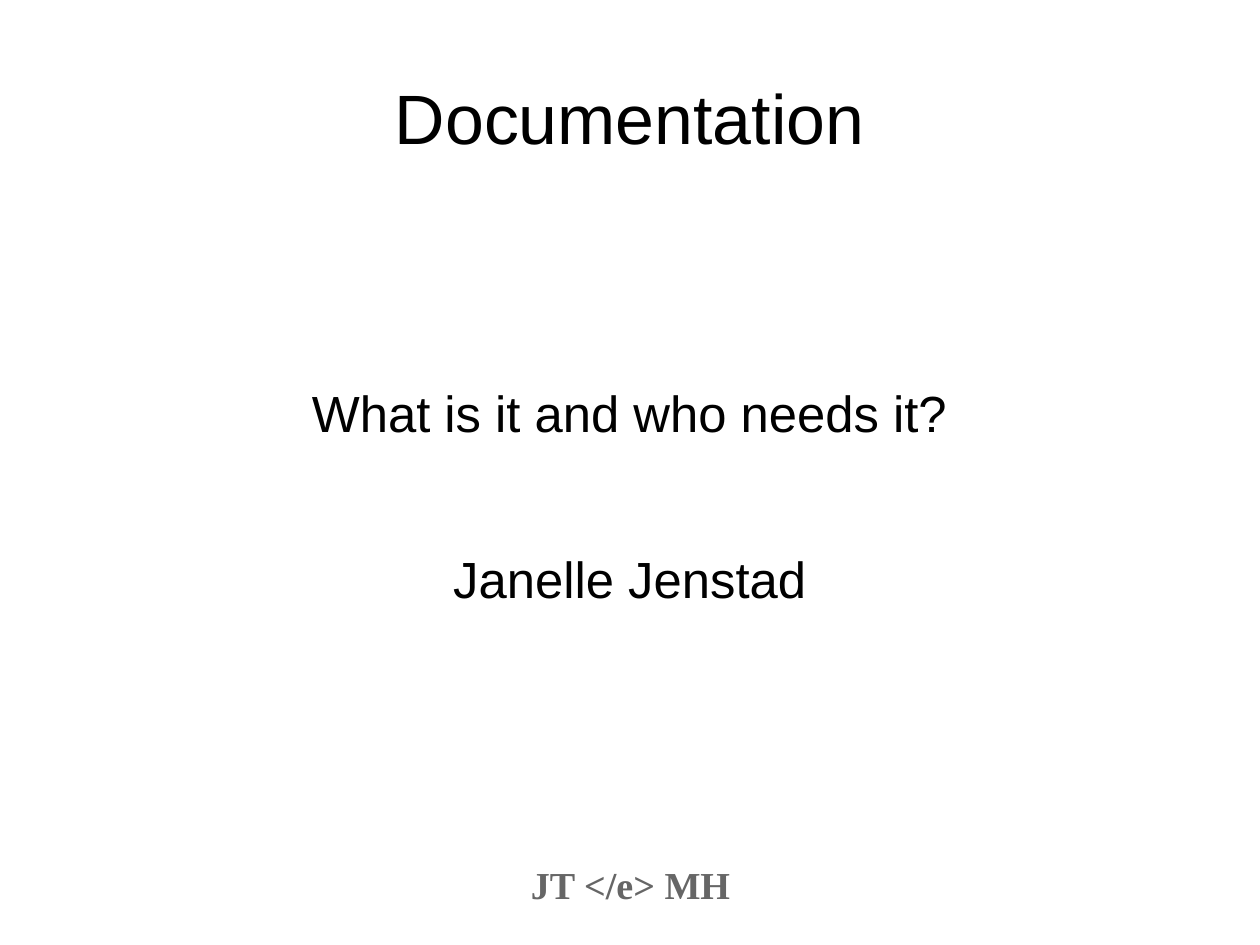
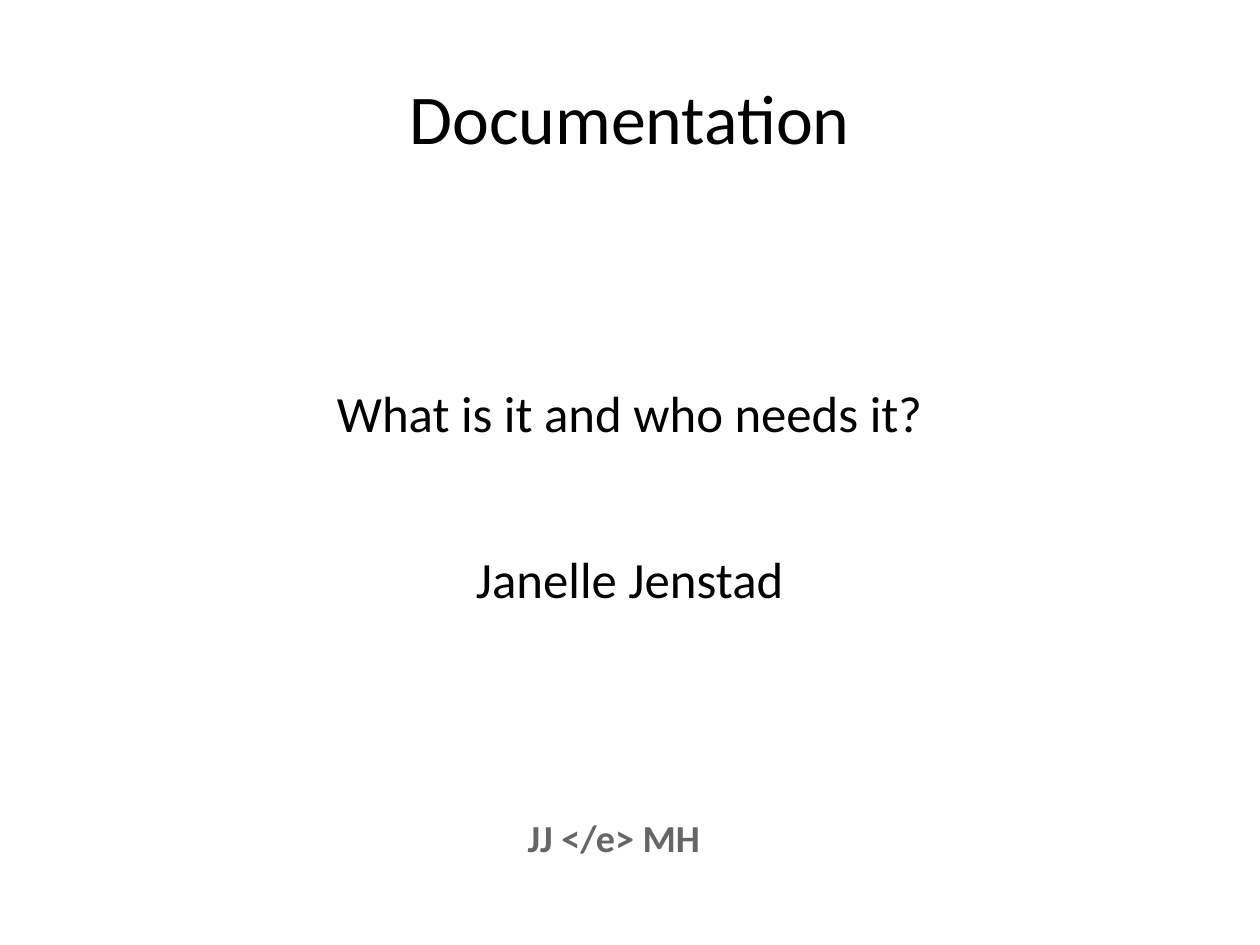
Before and after one commit to projectEndings/Endings, a slide deck: slide 1 of presentations/dhsi2019/documentation.odp. Drawn at 1260x945 pixels with LibreOffice and Linux fonts; fonts in the diff are those of the drawing; background and template pictures are left out. Boxes give left, top, right and bottom in pixels: in the first picture for what was removed or moved away, otherwise in the second. Text is boxed around its words. In the diff, an @@ line names an element or a change of style, - is before the commit and + after.

Commit message:
Updated documentation slides and using releases slides

```diff
--- a/presentations/dhsi2019/documentation.odp
+++ b/presentations/dhsi2019/documentation.odp
@@ title "Documentation" at [409, 95, 849, 145]: font Arial to Calibri @@
@@ subtitle "What is it and who ..." at [337, 396, 922, 599]: font Arial to Calibri @@
@@ text at [528, 825, 700, 854]: text changed; font Times New Roman to Calibri @@
-JT </e> MH
+JJ </e> MH
```
Also in this commit, not shown: 13 other slides changed, 8 slides added, 1 slide removed, 1 other file.
